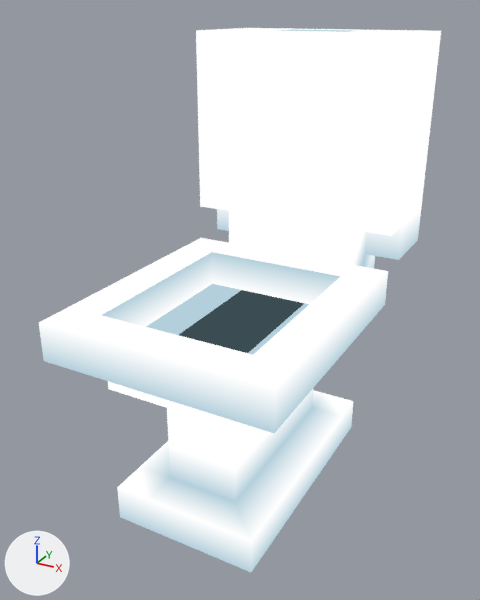
Before and after pictures for a commit that changed the glTF model Assets/Art/Models/water_00.gltf.
One viewpoint serves both versions: a camera (50 mm lens) standing at (10.63, -19.8, 12.57) and looking at (2.74, -5.45, 5.39). The axes (+X, +Y, +Z) are drawn at lower left. The lights are the same throughout. The older version comes first. Vertices at exactly the same position are counted once.
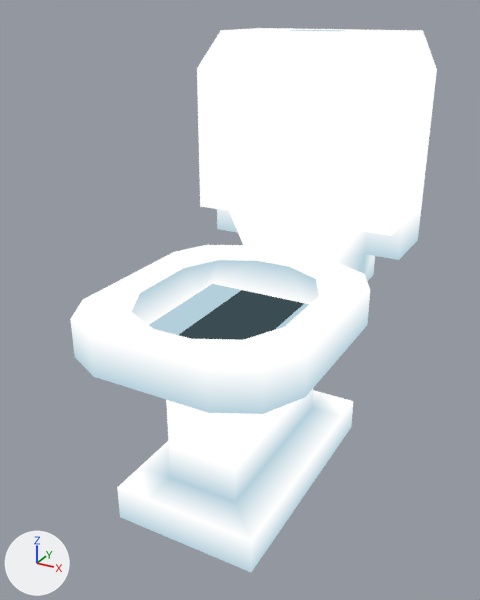
Commit message: water redond

Location of each change, (x1, y1, x2, y2) in pixels of the pictures (480 x 600 px; the box of a moved part takes in the faces that stretch with it):
'Mesh_0', reshaped (9% narrower)
    before: (39, 28, 441, 572)
    after: (70, 28, 437, 572)
part 1 of me_mesh_0, moved or reshaped
    before: (39, 287, 334, 435)
    after: (70, 287, 334, 418)
part 2 of me_mesh_0, moved or reshaped
    before: (144, 211, 388, 332)
    after: (144, 31, 391, 332)
part 3 of me_mesh_0, moved or reshaped
    before: (277, 29, 441, 79)
    after: (300, 29, 437, 79)
part 4 of me_mesh_0, moved or reshaped
    before: (196, 28, 272, 68)
    after: (198, 28, 272, 67)

The change, as a list of edits to the scene's bpy script:
```text
Change me_mesh_0:
    remove me_mesh_0.from_pydata(...)  # 365 vertices, 736 faces; spans x 0.0..6.0, y -10.0..0.0, z 0.0..12.0
    add me_mesh_0.from_pydata(...)  # 365 vertices, 734 faces; spans x 0.0..6.0, y -10.0..0.0, z 0.0..12.0
    me_mesh_0 part 1
    add for i in [52, 53, 57, 65, 88, 113, 133, 134, 135]: me_mesh_0.vertices[i].co += Vector((0.0, 0.5, 0.0))
    add for i in [51, 112, 122, 136]: me_mesh_0.vertices[i].co += Vector((-0.5, 0.5, 0.0))
    add for i in [58, 64, 89, 132]: me_mesh_0.vertices[i].co += Vector((0.5, 0.5, 0.0))
    add for i in [35, 121, 129]: me_mesh_0.vertices[i].co += Vector((-0.5, 0.0, 0.0))
    add for i in [46, 66, 70]: me_mesh_0.vertices[i].co += Vector((0.5, 0.0, 0.0))
    me_mesh_0 part 2
    add for i in [72, 91, 93, 95, 101, 127]: me_mesh_0.vertices[i].co += Vector((0.0, -0.5, 0.0))
    add for i in [87, 90, 128]: me_mesh_0.vertices[i].co += Vector((-0.5, -0.5, 0.0))
    add for i in [83, 85, 148]: me_mesh_0.vertices[i].co += Vector((-0.5, 0.0, 0.0))
    add for i in [75, 92, 94]: me_mesh_0.vertices[i].co += Vector((0.5, -0.5, 0.0))
    add for i in [79, 111, 142]: me_mesh_0.vertices[i].co += Vector((0.5, 0.0, 0.0))
    me_mesh_0.vertices[289].co: (1.0, -2.0, 5.0) -> (1.0, -2.0, 6.0)
    me_mesh_0.vertices[290].co: (1.0, -2.0, 6.0) -> (5.0, -1.0, 12.0)  # not seen -> pixel (394, 31)
    me_mesh_0 part 3
    add for i in [241, 243, 249]: me_mesh_0.vertices[i].co += Vector((-0.5, 0.0, 0.0))
    me_mesh_0.vertices[242].co: (6.0, -3.0, 12.0) -> (5.5, -2.5, 12.0)  # pixel (410, 34) -> pixel (396, 33)
    me_mesh_0.vertices[288].co: (3.0, -1.0, 12.0) -> (1.0, -2.0, 5.0)  # pixel (324, 30) -> not seen
    me_mesh_0.vertices[291].co: (5.0, -1.0, 12.0) -> (5.0, 0.0, 12.0)  # pixel (394, 31) -> pixel (405, 30)
    me_mesh_0.vertices[292].co: (5.0, 0.0, 12.0) -> (4.0, 0.0, 12.0)  # pixel (405, 30) -> pixel (370, 29)
    me_mesh_0.vertices[293].co: (4.0, 0.0, 12.0) -> (3.0, -1.0, 12.0)  # pixel (370, 29) -> pixel (324, 30)
    me_mesh_0 part 4
    add for i in [303, 304, 305]: me_mesh_0.vertices[i].co += Vector((0.5, 0.0, 0.0))
    me_mesh_0.vertices[302].co: (0.0, -3.0, 12.0) -> (0.5, -2.5, 12.0)  # pixel (195, 30) -> pixel (220, 30)
```
